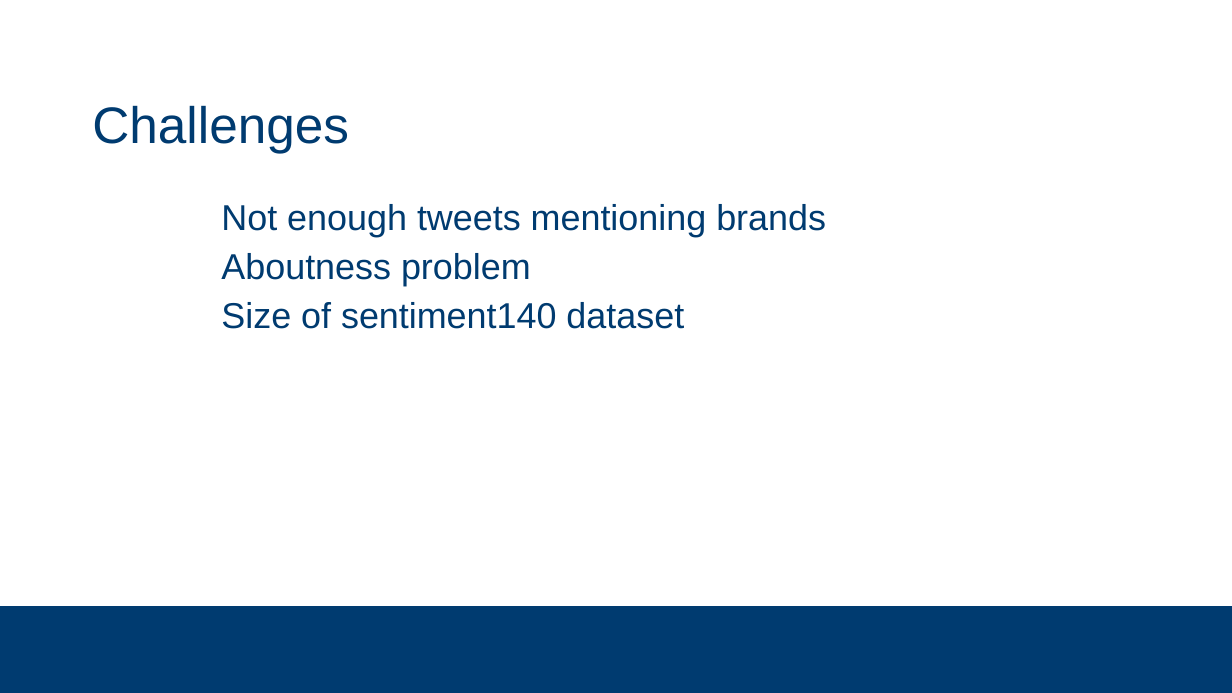
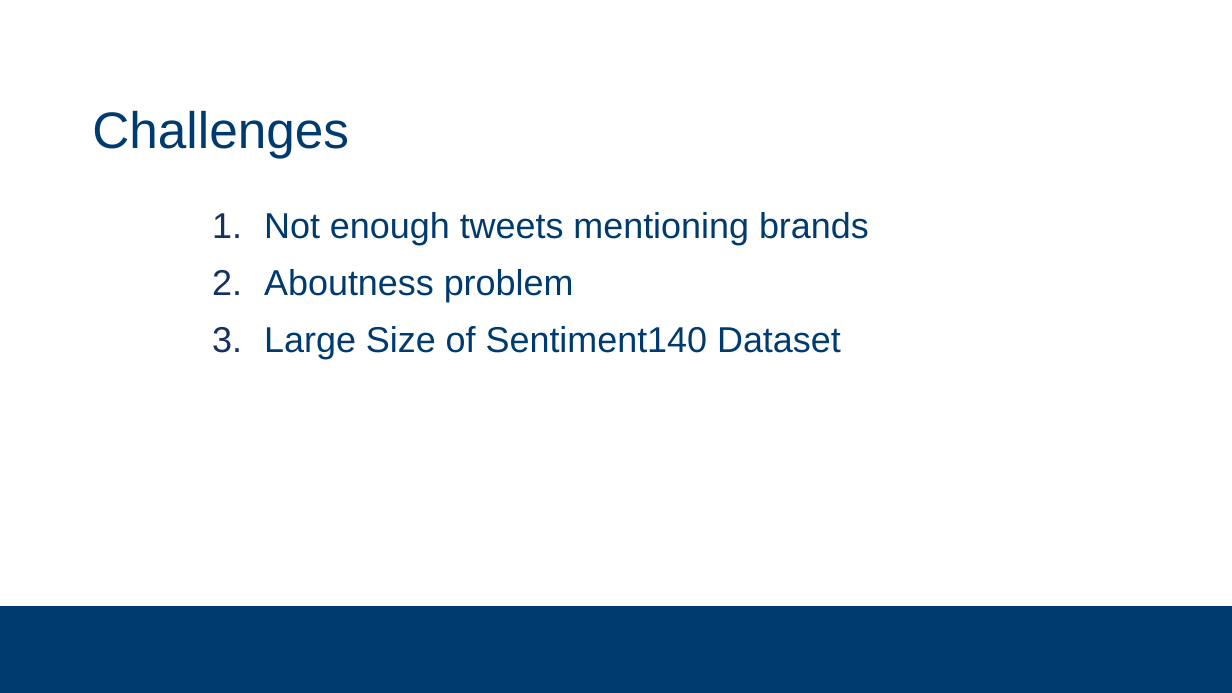
Before and after one commit to subsystem3/project, a slide deck: slide 23 of Final-Project-Team-2.pptx (slide 18 before the commit). Drawn at 1232x693 pixels with LibreOffice and Linux fonts; fonts in the diff are those of the drawing; background and template pictures are left out. Boxes give left, top, right and bottom in pixels: in the first picture for what was removed or moved away, otherwise in the second. Text is boxed around its words. In the diff, an @@ line names an element or a change of style, - is before the commit and + after.

```diff
--- a/Final-Project-Team-2.pptx
+++ b/Final-Project-Team-2.pptx
@@ title "Challenges" at [92,110,349,158]: line spacing 42pt to 1.05 @@
@@ text at [264,212,869,302]: bullet   to 1.; line spacing 32pt to 1.14; less space between paragraphs @@
@@ text at [264,326,841,359]: text changed @@
-  Size of sentiment140 dataset
+3. Large Size of Sentiment140 Dataset
```
Also in this commit, not shown: 14 other slides changed, 12 slides added, 6 slides removed.
